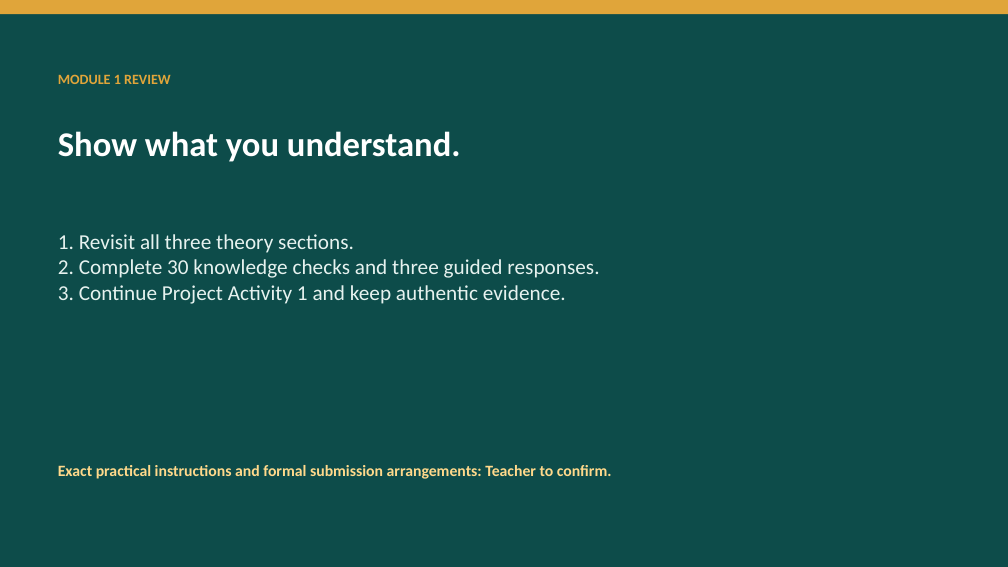
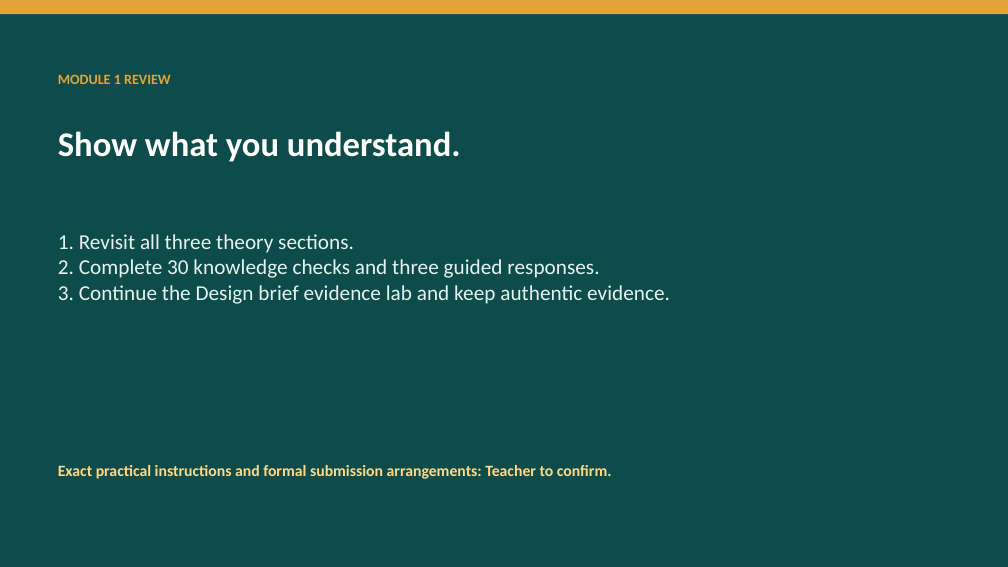
Before and after one commit to stevencowell/Year-7-8-Lunch-Is-Packed, a slide deck: slide 8 of resources/presentations/Lunch-Is-Packed-Module-01-the-design-challenge.pptx. Drawn at 1008x567 pixels with LibreOffice and Linux fonts; fonts in the diff are those of the drawing. Boxes give left, top, right and bottom in pixels: in the first picture for what was removed or moved away, otherwise in the second. Text is boxed around its words. In the diff, an @@ line names an element or a change of style, - is before the commit and + after.

```diff
--- a/resources/presentations/Lunch-Is-Packed-Module-01-the-design-challenge.pptx
+++ b/resources/presentations/Lunch-Is-Packed-Module-01-the-design-challenge.pptx
@@ text at [58, 285, 670, 304]: text changed @@
-3. Continue Project Activity 1 and keep authentic evidence.
+3. Continue the Design brief evidence lab and keep authentic evidence.
```
Also in this commit, not shown: 3 other slides changed, 48 other files.
